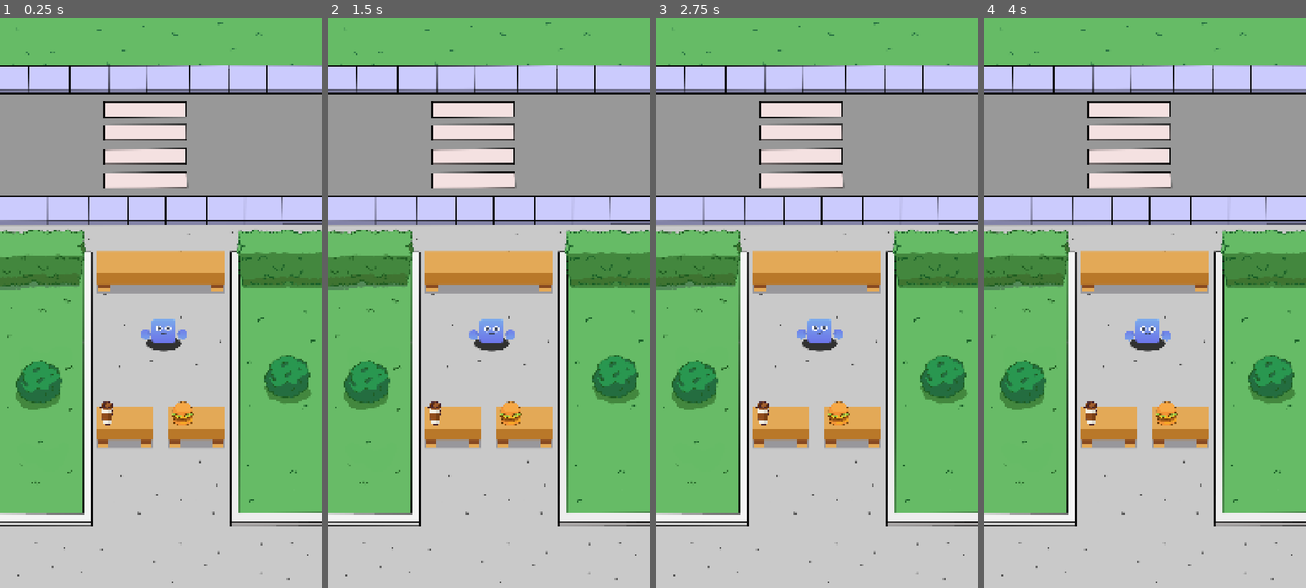
Above: before the commit, frames 1-4 (left to right).
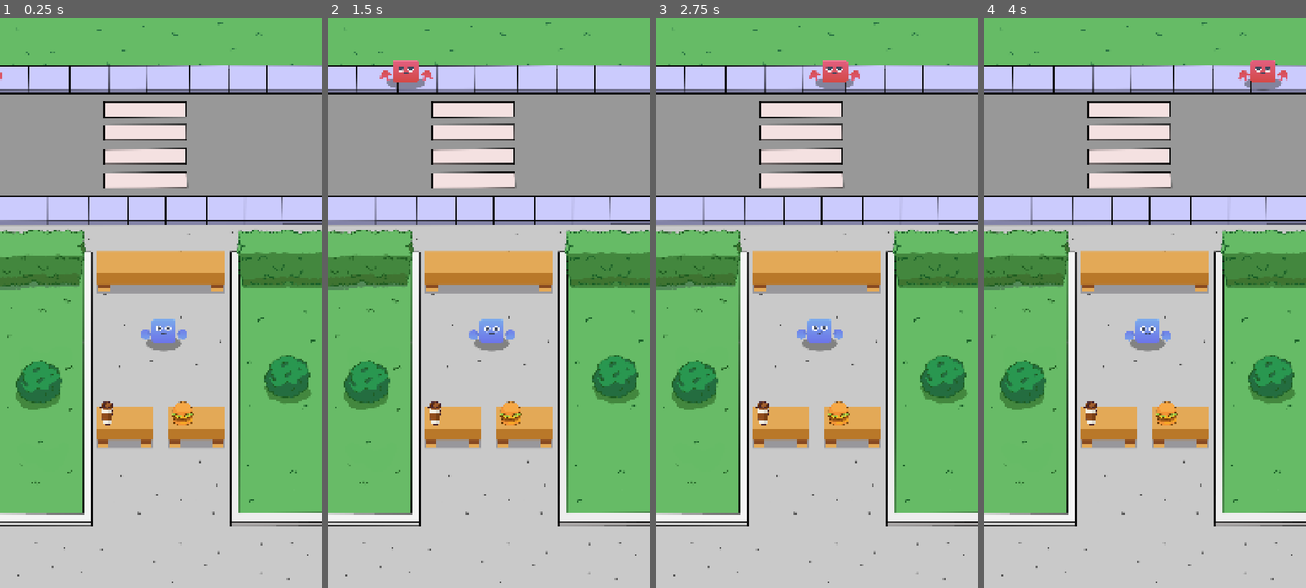
Above: after the commit, the same moments.

Repository: LHO-Developments/Godot-Projects
Game: Godot game, scene res://Scenes/game/game.tscn
The game is run twice, just before and just after one commit, with the same random seed, the same clock (stepped at 60 frames per second) and the same inputs.
Inputs:
- Up to frame 1 (0.25 s): no input
- Up to frame 2 (1.5 s): no input
- Up to frame 3 (2.75 s): no input
- Up to frame 4 (4 s): no input

The runs differ from the first frame. In frame 1, 0.2% of the frame differs, in the area x 0-57%, y 9-59%; in frame 2, 0.7%; in frame 3, 0.7%; in frame 4, 0.7%, in the area x 45-95%, y 7-59%.

Commit message:
Add customer manager node to spawn customers

Diff:
--- a/Idle Food Stand/idle-food-stand/Scenes/cashier/cashier.tscn
+++ b/Idle Food Stand/idle-food-stand/Scenes/cashier/cashier.tscn
@@ -142,6 +142,7 @@
 [node name="Visuals" type="Node2D" parent="."]
 
 [node name="Shadow" type="Sprite2D" parent="Visuals"]
+modulate = Color(1, 1, 1, 0.470588)
 position = Vector2(0, 44)
 texture = ExtResource("1_ai8dh")
 
--- a/Idle Food Stand/idle-food-stand/Scenes/customer/customer.gd
+++ b/Idle Food Stand/idle-food-stand/Scenes/customer/customer.gd
@@ -5,9 +5,14 @@
 @onready var face: Sprite2D = %Face
 @onready var hand_left: Sprite2D = %HandLeft
 @onready var hand_right: Sprite2D = %HandRight
+@onready var anim_player: AnimationPlayer = $AnimationPlayer
 
 func set_sprites(data: CustomerData) -> void:
 	body.texture = data.body;
 	face.texture = data.face;
 	hand_left.texture = data.hand;
 	hand_right.texture = data.hand;
+
+
+func play_move_anim() -> void:
+	anim_player.play("Move");
--- a/Idle Food Stand/idle-food-stand/Scenes/game/game.tscn
+++ b/Idle Food Stand/idle-food-stand/Scenes/game/game.tscn
@@ -6,6 +6,14 @@
 [ext_resource type="Texture2D" uid="uid://cjacmgi2eu6yq" path="res://Idle Tycoon Assets/Sprites/UI/Coffee.png" id="4_nds08"]
 [ext_resource type="Texture2D" uid="uid://og6fssd6myd8" path="res://Idle Tycoon Assets/Sprites/UI/Burger.png" id="5_5l446"]
 [ext_resource type="PackedScene" uid="uid://ckpqvkrwv17gb" path="res://Scenes/cashier/cashier.tscn" id="6_d0b77"]
+[ext_resource type="Script" uid="uid://duin6p3rdc3xl" path="res://Scenes/managers/customer_manager.gd" id="7_7trcl"]
+[ext_resource type="Script" uid="uid://d35dwp3e51wf2" path="res://data/customer_data.gd" id="8_ii7ab"]
+[ext_resource type="Resource" uid="uid://djqunou2uy12t" path="res://data/customer_green.tres" id="9_hxkax"]
+[ext_resource type="Resource" uid="uid://bj4y85scd646x" path="res://data/customer_purple.tres" id="10_7rk1p"]
+[ext_resource type="Resource" uid="uid://bfphg1pifj8w8" path="res://data/customer_red.tres" id="11_jbxxx"]
+[ext_resource type="Resource" uid="uid://flbbxma5dx4a" path="res://data/customer_yellow.tres" id="12_2wwbv"]
+[ext_resource type="Resource" uid="uid://bsfqyw3yg45tg" path="res://data/custommer_pink.tres" id="13_klkrs"]
+[ext_resource type="PackedScene" uid="uid://cxeqijfw6weed" path="res://Scenes/customer/customer.tscn" id="14_hxkax"]
 
 [node name="Game" type="Node2D"]
 
@@ -40,3 +48,21 @@
 
 [node name="Cashier" parent="." instance=ExtResource("6_d0b77")]
 position = Vector2(548, 1056)
+
+[node name="CustomerManager" type="Node" parent="." node_paths=PackedStringArray("spawn_positions")]
+script = ExtResource("7_7trcl")
+spawn_positions = [NodePath("TopSpawnPos"), NodePath("BottomSpawnPos")]
+customer_sprites = Array[ExtResource("8_ii7ab")]([ExtResource("9_hxkax"), ExtResource("10_7rk1p"), ExtResource("11_jbxxx"), ExtResource("12_2wwbv"), ExtResource("13_klkrs")])
+customer_scene = ExtResource("14_hxkax")
+
+[node name="SpawnTimer" type="Timer" parent="CustomerManager"]
+wait_time = 4.0
+autostart = true
+
+[node name="TopSpawnPos" type="Marker2D" parent="CustomerManager"]
+position = Vector2(-145, 186)
+
+[node name="BottomSpawnPos" type="Marker2D" parent="CustomerManager"]
+position = Vector2(-145, 639)
+
+[connection signal="timeout" from="CustomerManager/SpawnTimer" to="CustomerManager" method="_on_spawn_timer_timeout"]
--- /dev/null
+++ b/Idle Food Stand/idle-food-stand/Scenes/managers/customer_manager.gd
@@ -0,0 +1,31 @@
+extends Node
+class_name CustomerManager;
+
+@export var spawn_positions: Array[Marker2D];
+@export var customer_sprites: Array[CustomerData];
+@export var customer_scene: PackedScene;
+
+func _ready() -> void:
+	spawn_customer();
+
+func spawn_customer() -> void:
+	var customer: Customer = customer_scene.instantiate();
+	add_child(customer);
+
+	#get random sprites
+	var sprite_data: CustomerData = customer_sprites.pick_random();
+	customer.set_sprites(sprite_data);
+
+	#get random spawn pos
+	var random_start_pos: Marker2D = spawn_positions.pick_random();
+	customer.position = random_start_pos.position;
+	customer.play_move_anim();
+
+	#make customer move right and then delete after
+	var tween: Tween = create_tween();
+	tween.tween_property(customer,"position",customer.position + Vector2.RIGHT * 1350,5);
+	tween.finished.connect(func(): customer.queue_free());
+
+
+func _on_spawn_timer_timeout() -> void:
+	spawn_customer();
Not shown: 1 places in Idle Food Stand/idle-food-stand/Scenes/game/game.tscn that only renumber resources
Not shown, added: Idle Food Stand/idle-food-stand/Scenes/managers/customer_manager.gd.uid
